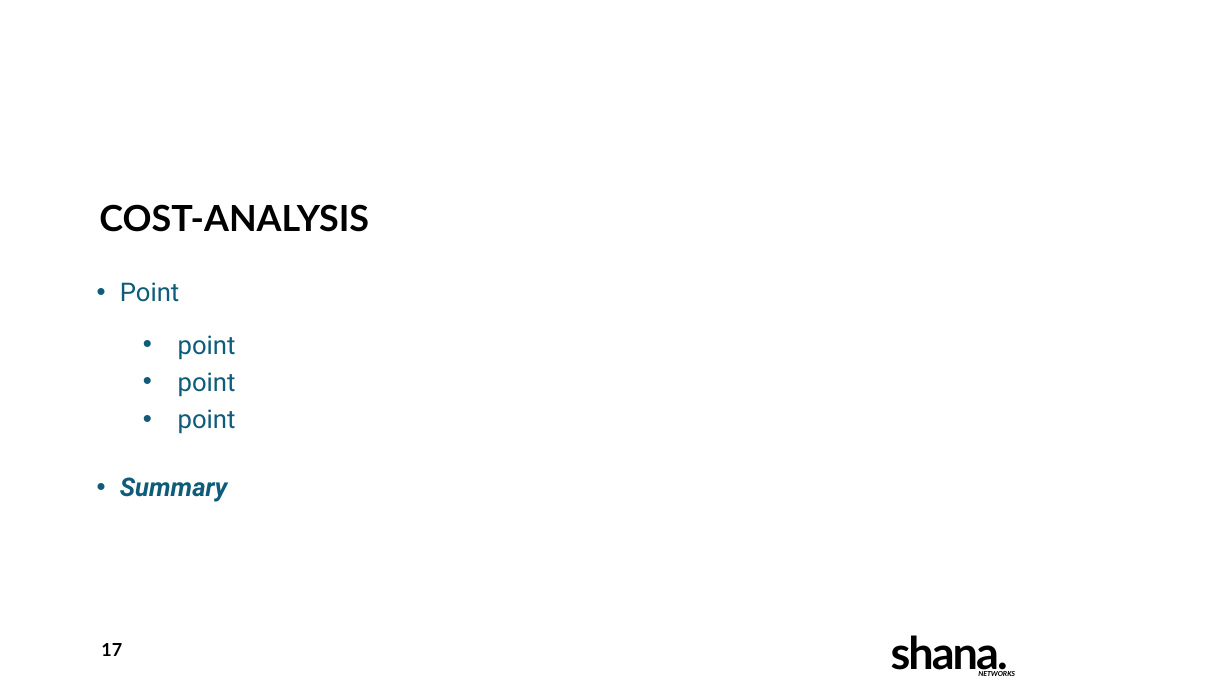
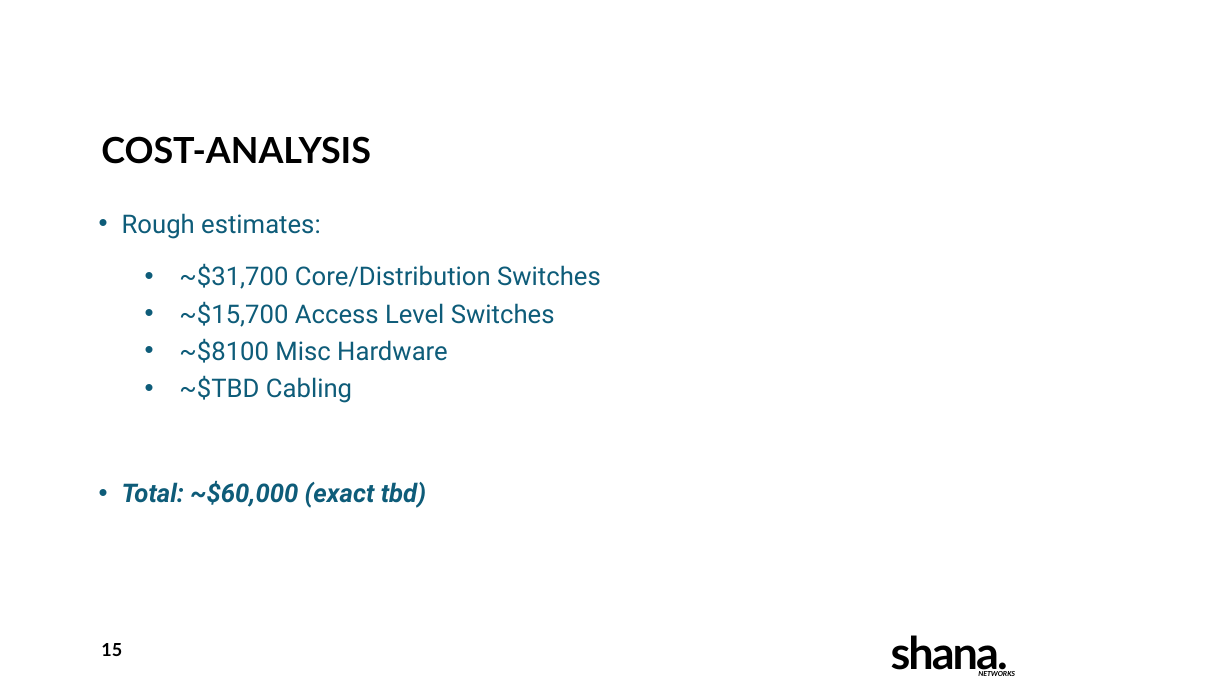
Before and after one commit to eludin/G12-Network-Infrastructure, a slide deck: slide 15 of VideoPresentation/SHANA_videopresentation_slides.pptx (slide 17 before the commit). Drawn at 1232x693 pixels with LibreOffice and Linux fonts; fonts in the diff are those of the drawing; background and template pictures are left out. Boxes give left, top, right and bottom in pixels: in the first picture for what was removed or moved away, otherwise in the second. Text is boxed around its words. In the diff, an @@ line names an element or a change of style, - is before the commit and + after.

Commit message:
commit updated cost estimates, logical screenshots
video file added to .gitignore
see: https://www.youtube.com/watch?v=U-O2a2vRtGI

```diff
--- a/VideoPresentation/SHANA_videopresentation_slides.pptx
+++ b/VideoPresentation/SHANA_videopresentation_slides.pptx
@@ title "COST-ANALYSIS": place and size @@
-title "COST-ANALYSIS" at (99,204,369,232)
+title "COST-ANALYSIS" at (101,136,371,164)
@@ text at (122,213,601,508): text changed @@
-• Point
-  • point
-  • point
-  • point
-• Summary
+• Rough estimates:
+  • ~$31,700 Core/Distribution Switches
+  • ~$15,700 Access Level Switches
+  • ~$8100 Misc Hardware
+  • ~$TBD Cabling
+• Total: ~$60,000 (exact tbd)
@@ page number at (101,643,122,656): text changed @@
-17
+15
```
Also in this commit, not shown: 5 other slides changed, 4 slides added, 12 slides removed, 7 other files.
